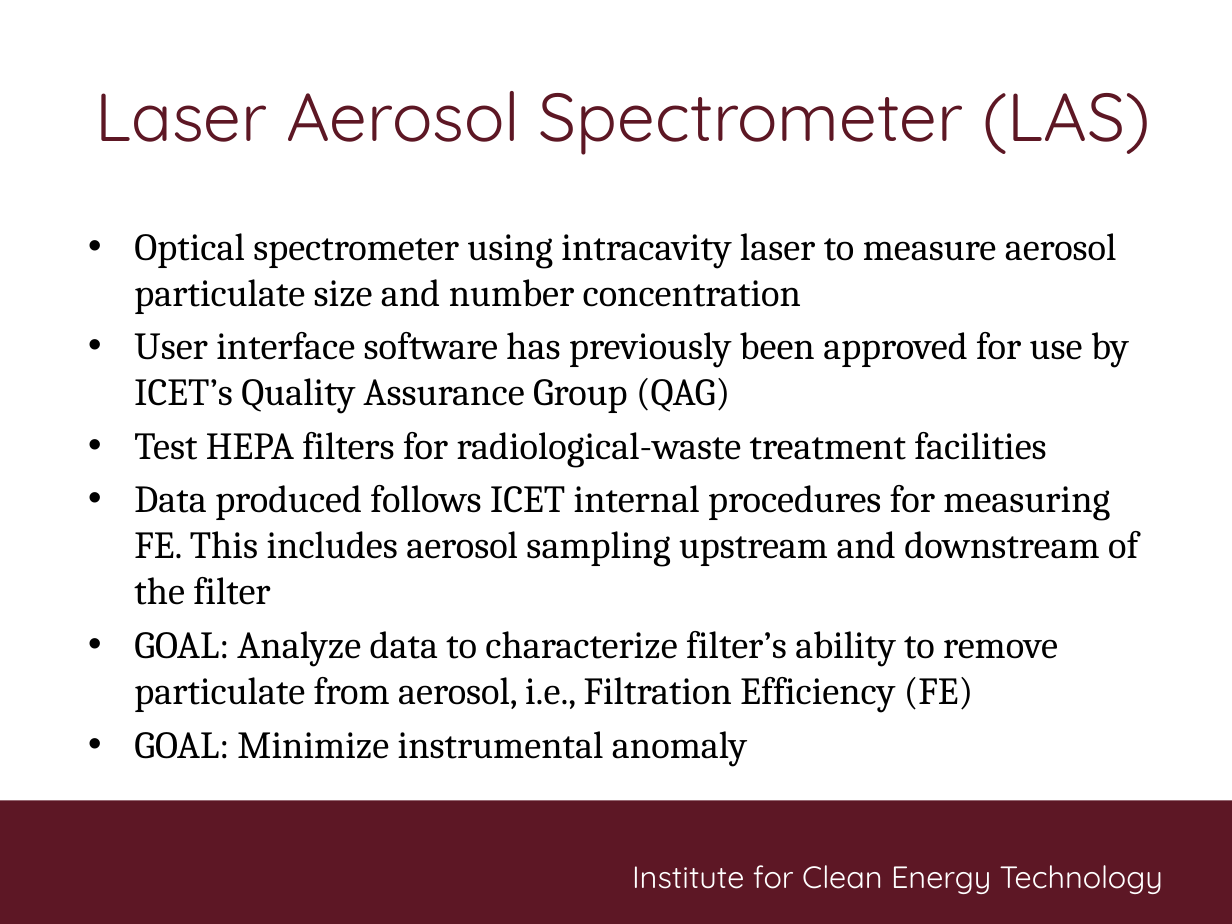
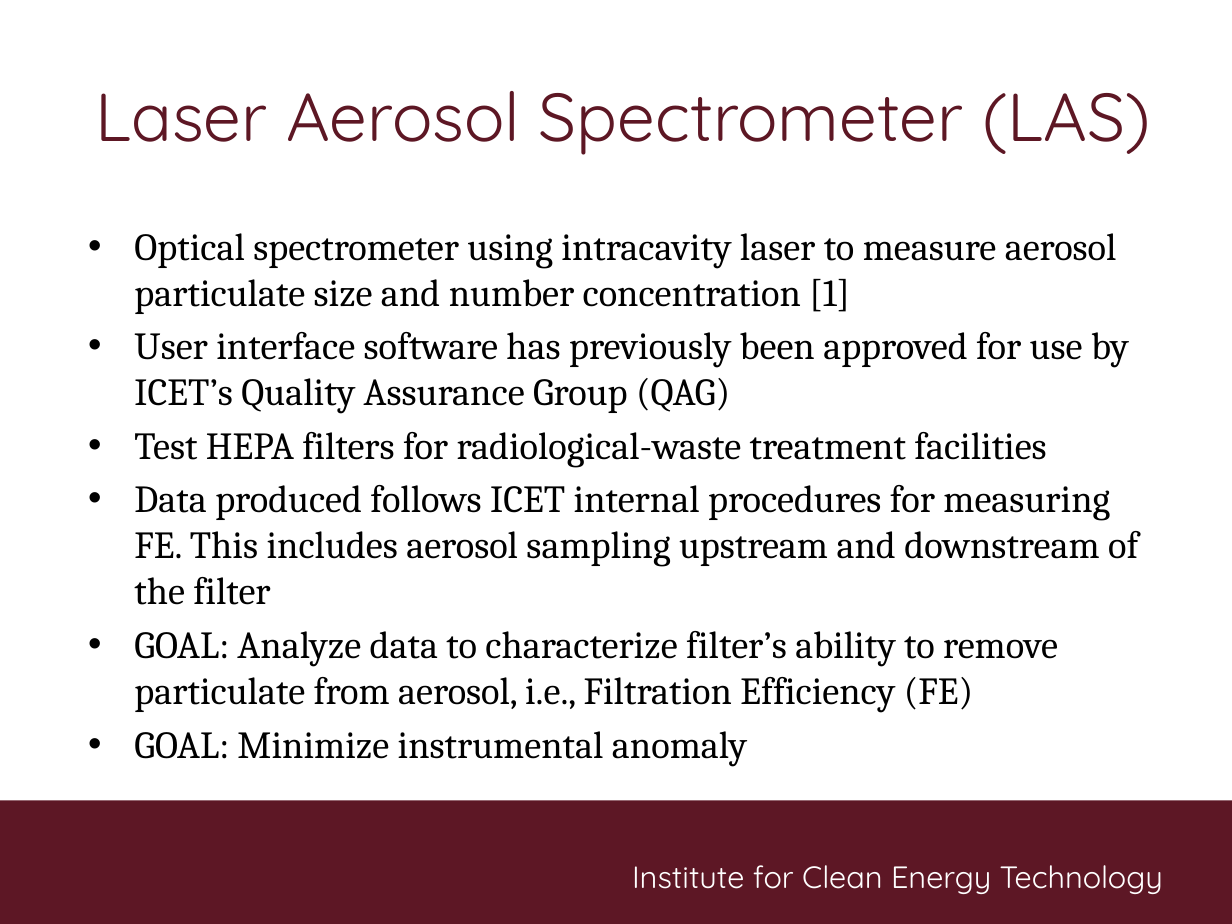
Before and after one commit to matt-wright2001/Computational-Physics, a slide deck: slide 2 of Project/lasFE/ProjectReport/lasFE.pptx. Drawn at 1232x924 pixels with LibreOffice and Linux fonts; fonts in the diff are those of the drawing; background and template pictures are left out. Boxes give left, top, right and bottom in pixels: in the first picture for what was removed or moved away, otherwise in the second. Text is boxed around its words. In the diff, an @@ line names an element or a change of style, - is before the commit and + after.

```diff
--- a/Project/lasFE/ProjectReport/lasFE.pptx
+++ b/Project/lasFE/ProjectReport/lasFE.pptx
@@ text at [134,233,1117,314]: text changed @@
-• Optical spectrometer using intracavity laser to measure aerosol particulate size and number concentration
+• Optical spectrometer using intracavity laser to measure aerosol particulate size and number concentration [1]
```
Also in this commit, not shown: 3 other slides changed, 1 slide added, 13 other files.
